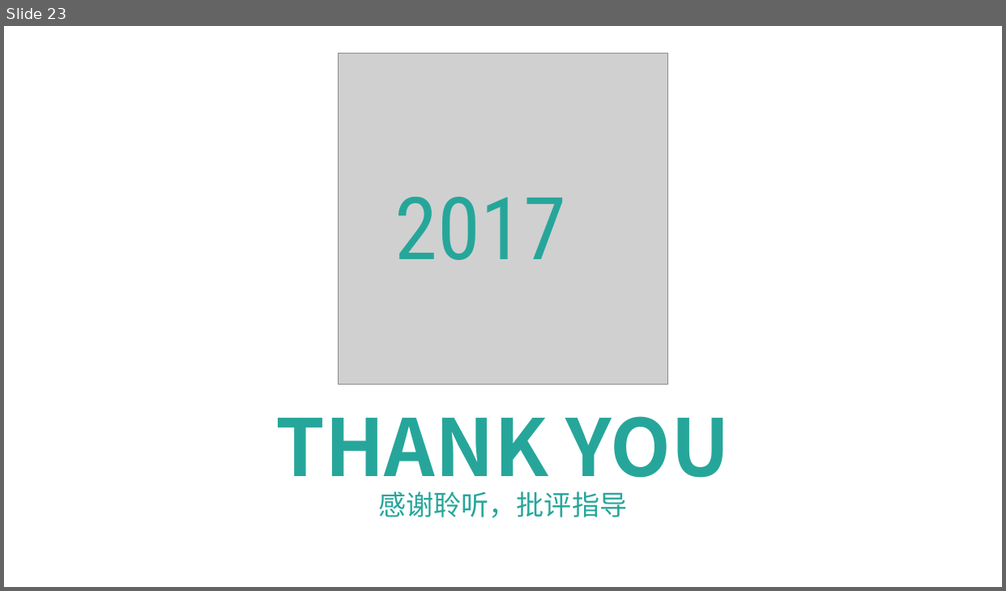
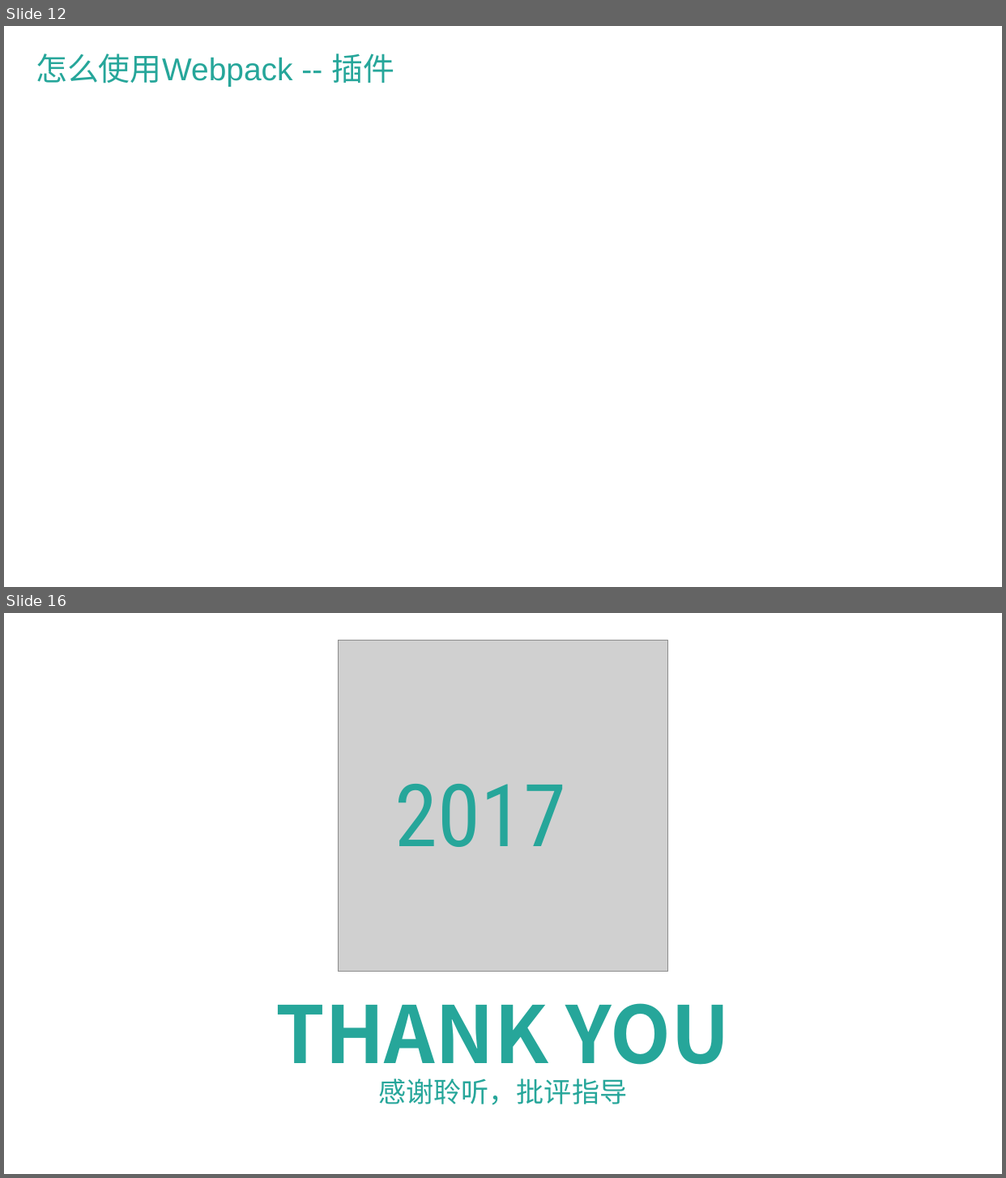
Before and after one commit to wangqiang66/webpack, a slide deck: Webpack简介.pptx. Shown one above the other, each under a label of ours: slide 23 before the commit, slides 12 and 16 after it; the slides between them are not shown. The pictures are 1006x591 and 1006x1178 pixels, drawn with LibreOffice and Linux fonts; fonts in the diff are those of the drawing; grey boxes stand for pictures; background and template pictures are left out. Boxes give left, top, right and bottom in pixels: in the first picture for what was removed or moved away, otherwise in the second. Text is boxed around its words. In the diff, an @@ line names an element or a change of style, - is before the commit and + after.

```diff
--- a/Webpack简介.pptx
+++ b/Webpack简介.pptx
@@ slide 12 added at (x1=4, y1=26, x2=1002, y2=587), background picture (left out) @@
@@ rectangle added at (x1=16, y1=41, x2=991, y2=572), fill #FFFFFF at 80% opacity @@
@@ text added at (x1=36, y1=54, x2=394, y2=87), 32 pt, text #26A69A @@
+怎么使用Webpack -- 插件
@@ what was slide 23 is now slide 16 @@
```
Also in this commit, not shown: 1 slide changed, 7 other slides added, 16 slides removed, 1 other file.
